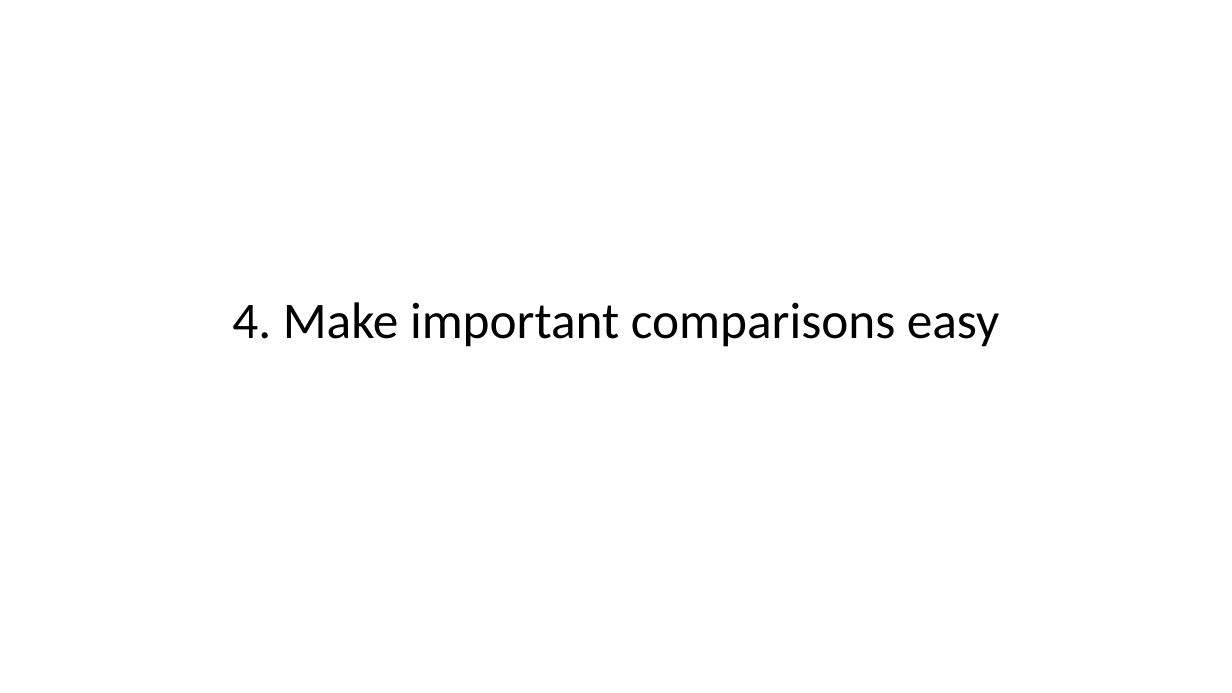
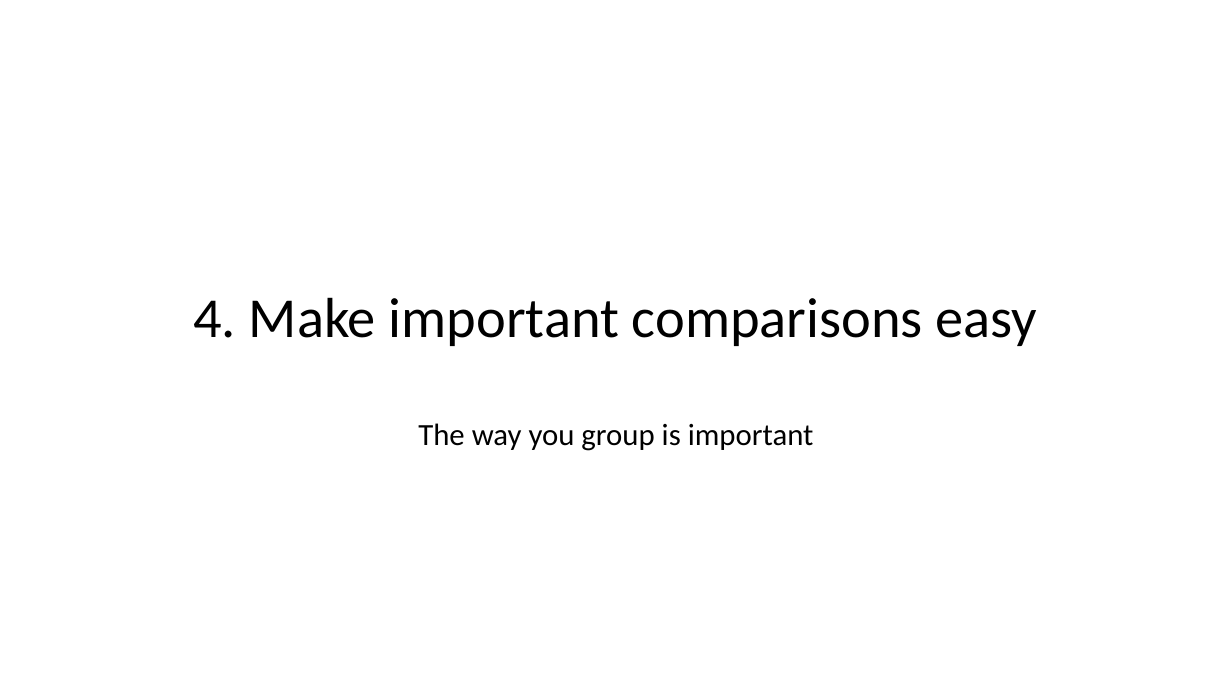
Before and after one commit to WSU-DataScience/WiCS_workshop, a slide deck: slide 43 of Visualization Notes/1 - Principles of data visualization.pptx (slide 42 before the commit). Drawn at 1232x693 pixels with LibreOffice and Linux fonts; fonts in the diff are those of the drawing. Boxes give left, top, right and bottom in pixels: in the first picture for what was removed or moved away, otherwise in the second. Text is boxed around its words. In the diff, an @@ line names an element or a change of style, - is before the commit and + after.

```diff
--- a/Visualization Notes/1 - Principles of data visualization.pptx
+++ b/Visualization Notes/1 - Principles of data visualization.pptx
@@ title "4. Make important comparisons easy" at (x1=193, y1=297, x2=1038, y2=346): size 40 to 44 pt @@
@@ subtitle added at (x1=418, y1=423, x2=814, y2=451), 24 pt, text #000000 @@
+The way you group is important
```
Also in this commit, not shown: 1 other slide changed, 2 slides added, 1 slide removed, 1 other file.
